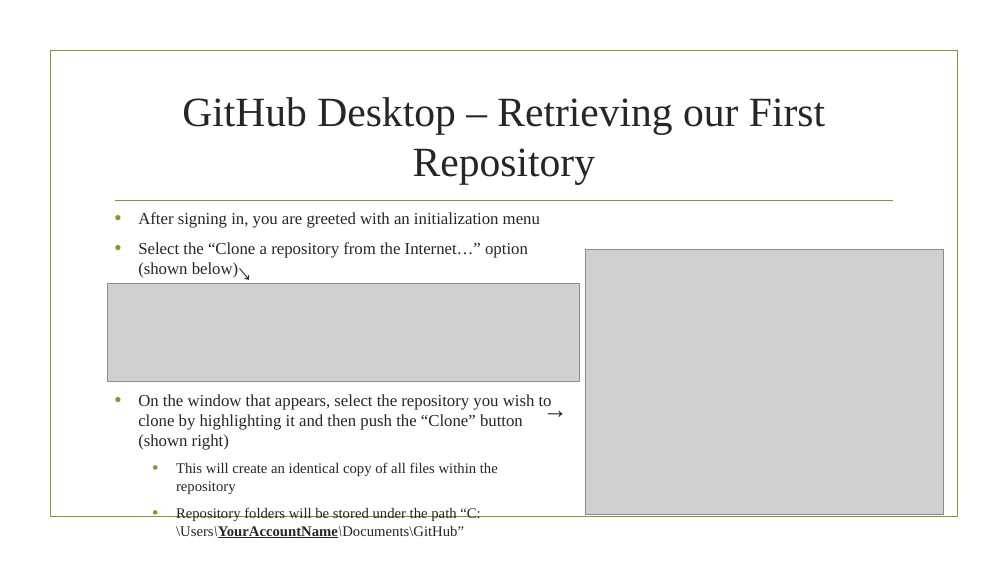
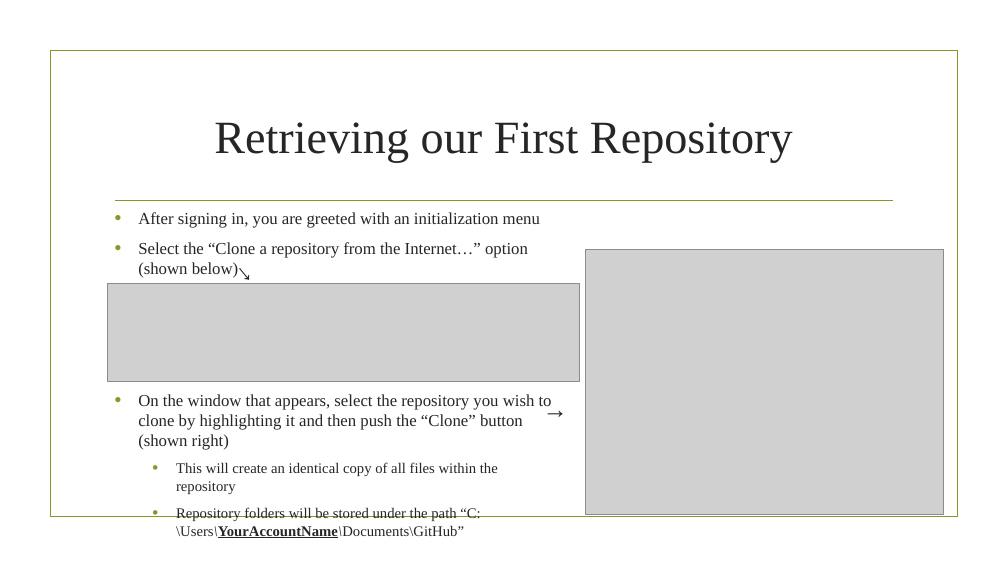
Before and after one commit to trmasher/Powerpoint_Informationals, a slide deck: slide 24 of Using R Notebook with Version Control.pptx. Drawn at 1008x567 pixels with LibreOffice and Linux fonts; fonts in the diff are those of the drawing; grey boxes stand for pictures; background and template pictures are left out. Boxes give left, top, right and bottom in pixels: in the first picture for what was removed or moved away, otherwise in the second. Text is boxed around its words. In the diff, an @@ line names an element or a change of style, - is before the commit and + after.

Commit message:
Updated Section "GitHub Desktop"
Added several new slides explaining how to work with your GitHub account locally using GitHub Desktop.

```diff
--- a/Using R Notebook with Version Control.pptx
+++ b/Using R Notebook with Version Control.pptx
@@ title at bbox=[214, 122, 793, 162]: text changed; size 39.6 to 44 pt @@
-GitHub Desktop – Retrieving our First Repository
+Retrieving our First Repository
```
Also in this commit, not shown: 2 other slides changed, 3 slides added, 1 slide removed, 1 other file.
